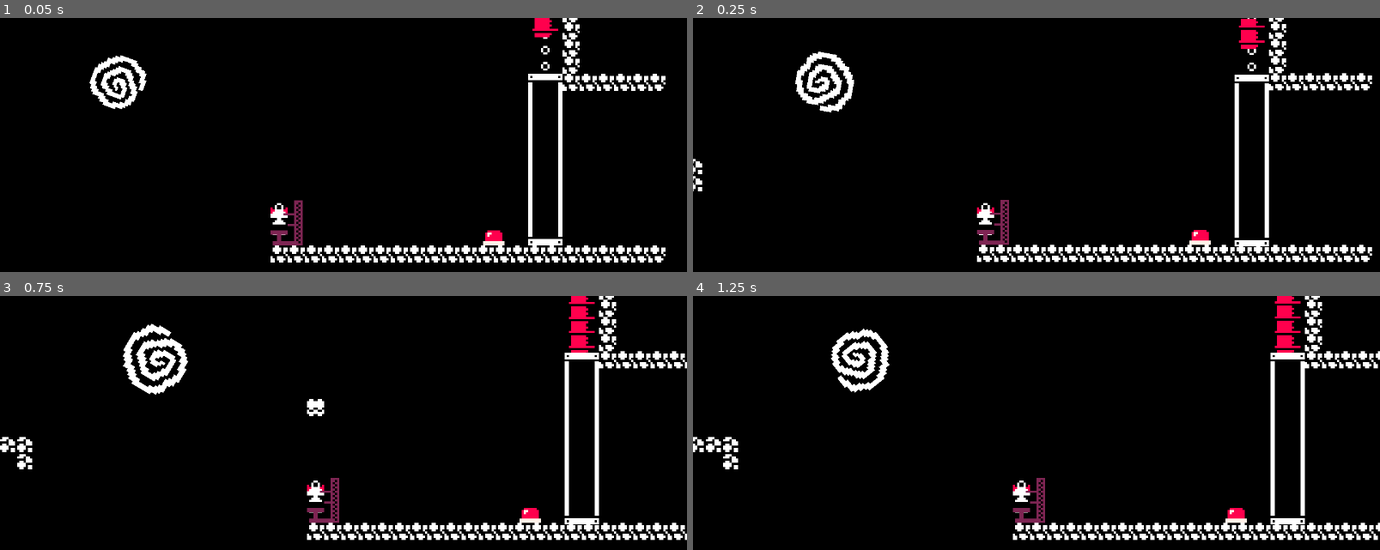
Above: before the commit, frames 1-4 (two rows, left to right).
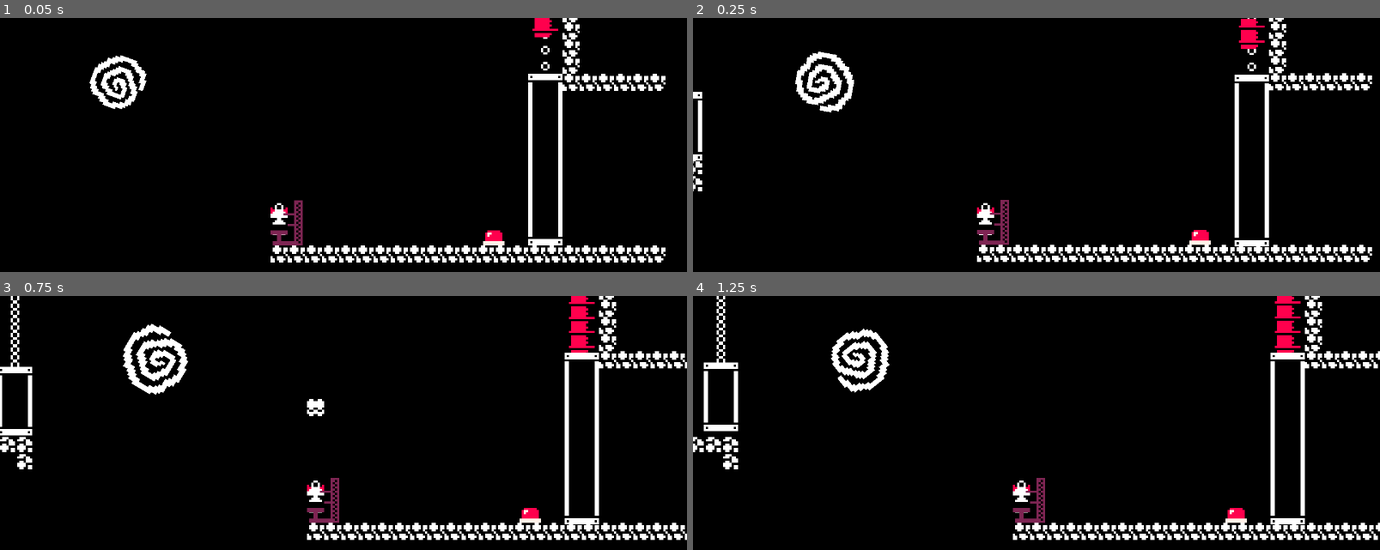
Above: after the commit, the same moments.

Repository: NEW-CYLANDIA/little-rocket
Game: Godot game, scene res://scenes/meta/meta.tscn
Same seed, same stepped clock (60 frames per second), same inputs: the game is played once before the commit and once after it.
Inputs (mouse positions are in pixels of both pictures, inside the frame that each line leads up to):
- Up to frame 1 (0.05 s): no input
- Up to frame 2 (0.25 s): no input
- Up to frame 3 (0.75 s): move the mouse to (494, 468) at 0.52 s; hold D (right) from 0.53 s (still down); right-click (494, 468) at 0.6 s
- Up to frame 4 (1.25 s): keep holding D (right)

Frame 1 is identical in both runs. In frame 2, 0.2% of the frame differs, in the area x 0-2%, y 29-57%; in frame 3, 0.7%; in frame 4, 0.8%, in the area x 1-7%, y 0-54%.

Commit message:
Fixing arm stuff

Diff:
--- a/objects/arm/arm.gd
+++ b/objects/arm/arm.gd
@@ -25,7 +25,9 @@
 var current_dest:Vector2;
 
 func _ready():
-	retract_position = retract_position_reference.position;
+	if retract_position_reference:
+		retract_position = retract_position_reference.position;
+	else: retract_position = base.global_position
 	extend_position = attachment.position;
 	if start_retracted:
 		attachment.position = retract_position;
--- a/scenes/levels/base_level.tscn
+++ b/scenes/levels/base_level.tscn
@@ -9,6 +9,9 @@
 [ext_resource type="Script" uid="uid://ck602afteoar2" path="res://systems/connections/connections.gd" id="7_8iyoh"]
 [ext_resource type="PackedScene" uid="uid://b6xkl63nhqw78" path="res://systems/connections/connection.tscn" id="8_mq31s"]
 [ext_resource type="Script" uid="uid://hml3dq2f374x" path="res://environment/death_zone.gd" id="9_icy5c"]
+[ext_resource type="PackedScene" uid="uid://dpv0n7mwxk2jh" path="res://objects/box/box.tscn" id="10_j7gcg"]
+[ext_resource type="PackedScene" uid="uid://dv2m1lsmkeua8" path="res://objects/arm/arm.tscn" id="11_qhwlw"]
+[ext_resource type="PackedScene" uid="uid://cs5fchmuspvhd" path="res://objects/switch/switch.tscn" id="12_0caop"]
 
 [sub_resource type="RectangleShape2D" id="RectangleShape2D_nlb7l"]
 size = Vector2(1866, 554)
@@ -20,7 +23,7 @@
 [node name="Level" type="TileMapLayer" parent="." unique_id=1468971203]
 z_index = -50
 position = Vector2(-1, 0)
-tile_map_data = PackedByteArray("AAC7/xoAAAAAAAAAAAC8/xoAAAA …(111 unchanged characters)… AAAAAAAADE/xoAAAAAAAAAAADF/xoAAAAAAAAAAAA=")
+tile_map_data = PackedByteArray("AAC7/xoAAAAAAAAAAAC8/xoAAAA …(111 unchanged characters)… AAAAAAAADE/xoAAAAAAAAAAADF/xoAAAAAAAAAAADC/w4AAAABAAAAAADD/w4AAAABAAAAAADE/w4AAAABAAAAAADF/w4AAAABAAAAAADG/w4AAAABAAAAAADH/w4AAAABAAAAAADI/w4AAAABAAAAAAA=")
 tile_set = ExtResource("2_ouxo3")
 
 [node name="PlayerSpawn" type="Node2D" parent="." unique_id=2046660635]
@@ -57,4 +60,18 @@
 
 [node name="InstanceParent" type="Node2D" parent="." unique_id=1120185241 groups=["instance_parent"]]
 
+[node name="Box" parent="." unique_id=1651556813 instance=ExtResource("10_j7gcg")]
+position = Vector2(-472, 192)
+size = Vector2(1, 2)
+
+[node name="Arm" parent="." unique_id=184563611 node_paths=PackedStringArray("attachment") instance=ExtResource("11_qhwlw")]
+position = Vector2(-472, 128)
+rotation = 3.1415927
+attachment = NodePath("../Box")
+use_physics = true
+
+[node name="Switch" parent="." unique_id=947060351 instance=ExtResource("12_0caop")]
+position = Vector2(-488, 128)
+
 [connection signal="ship_entered" from="Portal" to="." method="_on_portal_ship_entered"]
+[connection signal="switched" from="Switch" to="Arm" method="retract"]
